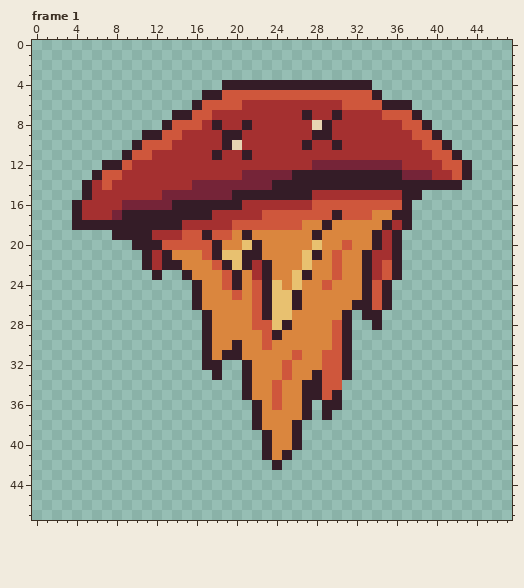
Pixel-art file, stored at assets/sprites/Enenmies/burrow_jump.aseprite. Above: the version before the commit.
48x48 pixels, 4 frames. Shown: frame 1. The commit also changed other frames, which this record leaves out.
After:
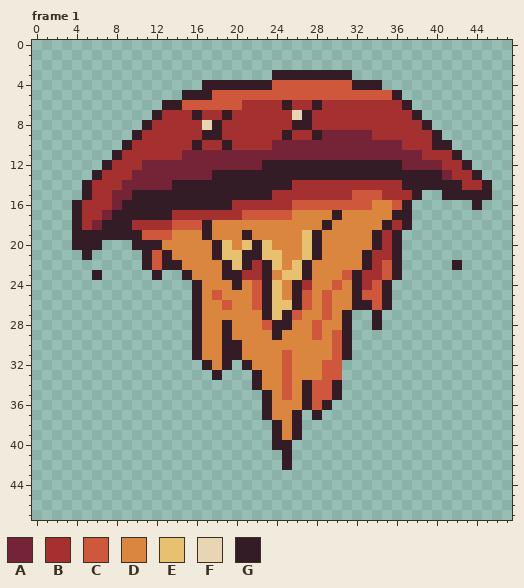
Palette (. is transparent): A #752438  B #a53030  C #cf573c  D #da863e  E #e8c170  F #e7d5b3  G #341c27
The edit:
--- frame 1, layer "Layer 1 #2"
@@ x 0..47 @@
  2 ................................................
- 3 ................................................
- 4 ...................GGGGGGGGGGGGGGG..............
- 5 .................GGCCCCCCCCCCCCCCCG.............
- 6 ................GCCCCBBBBBBBBBBCCCCGGG..........
- 7 ..............GGCCBBBBBBBBBGBBGBBBBCCCG.........
- 8 .............GCCCBGBBGBBBBBBFGBBBBBBBCCG........
- 9 ...........GGCCBBBBGGBBBBBBBGGBBBBBBBBCCG.......
-10 ..........GCCCBBBBBGFBBBBBBGBBGBBBBBBBBCCG......
-11 .........GCCBBBBBBGBBGBBBBBBBBBBBBBBBBBBCCG.....
-12 .......GGCBBBBBBBBBBBBBBBBBBAAAAAAAAABBBBCCG....
-13 ......GCCBBBBBBBBBBBBAAAAAGGGGGGGGGGGAAABBCG....
-14 .....GBCBBBBBBBBAAAAAAAAGGGGGGGGGGGGGGGGGGG.....
-15 .....GBBBBBBBAAAAAAAGGGGGGGGBBBBBBBBBGG.........
-16 ....GBBBBAAAAAGGGGGGGBBBBBBBCCCCCCCCCG..........
-17 ....GBBBAGGGGGGGGGBBBBBCCCCCCCGCCCDDGG..........
-18 ....GGGGGGGGGGGBBBBBCCCCCCCDDGDDDDDGBG..........
-19 ........GGGGBBBCCGCCDGDDDDDDGDDDDDGBG...........
-20 ..........GGGCCCCCGDDEGDDDDDEDDCDDGBG...........
-21 ...........GBGDDDCGEEGGDDDDEGDCDDGBBG...........
-22 ...........GBGGDDDCGEGBGDDDEDDCDDGBCG...........
-23 ............G..GDDDCGDBGDDEGDDCDDGBCG...........
-24 ................GDDCGDCGEDEDDCDDDGCG............
-25 ................GDDDCDCGEEGDDDDDDGCG............
-26 ................GDDDDDCGEEGDDDDDGGCG............
-27 .................GDDDDCGEEDDDDDG.GG.............
-28 .................GDDDDCCEGDDDDCG..G.............
-29 .................GDDDDDCGDDDDDCG................
-30 .................GDDGDDCDDDDDDCG................
-31 .................GDGGDDDDDCDDCCG................
-32 .................GG..GDDDCDDDCCG................
-33 ..................G..GDDDCDDGCCG................
-34 .....................GDDCDDGGCC.................
-35 .....................GDDCDDGGCG.................
-36 ......................GDCDDG.GG.................
-37 ......................GDDDDG.G..................
-38 ......................GDDDG.....................
-39 .......................GDDG.....................
-40 .......................GDDG.....................
-41 .......................GDG......................
-42 ........................G.......................
+ 3 ........................GGGGGGGG................
+ 4 .................GGGGGGGCCCCCCCCGGG.............
+ 5 ...............GGGCCCCCCCCCCCCCCCCCCG...........
+ 6 .............GGCCCCCCBBBBGBBGBBBBBBBBG..........
+ 7 ............GBBBGBBGBBBBBBFGBBBBBBBBBBG.........
+ 8 ...........GBBBBBFGBBBBBBBGGBBBBBBBBBBBG........
+ 9 ..........GBBBBBBGGBBBBBBGBBGAAAAABBBBBBG.......
+10 .........GBBBBBBGBBGBBBBAAAAAAAAAAAAABBBGG......
+11 ........GBBBBBBAAAAAAAAAAAAAAAAAAAAAAAABBBG.....
+12 .......GBBBAAAAAAAAAAAAGGGGGGGGGGGGGGAAAABBG....
+13 ......GBBBAAAAAAAAGGGGGGGGGGGGGGGGGGGGGGGABBG...
+14 .....GBBBAAAAAGGGGGGGGGGGGBBBBBBBBBBBGGGGGGBBG..
+15 .....GBBAAGGGGGGGGGGGGGGBBBBBBBBCCCBBBG..GGGGG..
+16 ....GBBBAGGGGGGGGGGGBBBBBBCCCCCCCCDDCG......G...
+17 ....GBBAGGGGGGBBBBBBBCCCCCDDDDGDDDDDGG..........
+18 ....GBAGGGBBBBCCCGDDDDDDDDDDDGDDDDDGBG..........
+19 ....GGGGGGGCCCDDDGDDDGDDDDDEGDDDDDGBG...........
+20 ....GGG...GGGDDDDDGEDEGEDDDEGDDDDDGBG...........
+21 .....G.....GCGDDDDGEEGGEEDDEGDDDDGBBG...........
+22 ...........GCGGDDDDGEGBGEDEGDDDDDGBCG.....G.....
+23 ......G.....G..GDDDGGBBGDEEGDDDCGBBCG...........
+24 ................GDDDGDCGEDGBDDCDGBCG............
+25 ................GDCDDDCGEDGCDCDDGCCG............
+26 ................GDDCDDCGEEGCDCDDGGCG............
+27 ................GDDDDDDGEGCDDCDG..G.............
+28 ................GDDGDDDCGGDDCDDG..G.............
+29 ................GDDGDDDDGDDDCDCG................
+30 ................GDDGGDDDDDDDDDCG................
+31 ................GDDGGDDDDCDDDDCG................
+32 .................GDG.GDDDCDDDCC.................
+33 ..................G...GDDCDDDCC.................
+34 ......................GDDCDGCCG.................
+35 .......................GDCDGCCG.................
+36 .......................GDDDGCG..................
+37 .......................GDDG.G...................
+38 ........................GDG.....................
+39 ........................GDG.....................
+40 ........................GG......................
+41 .........................G......................
+42 .........................G......................
 43 ................................................
Where, in picture pixels (left, top, right, bottom), the same in both pictures:
changed: (72, 70, 492, 470)
